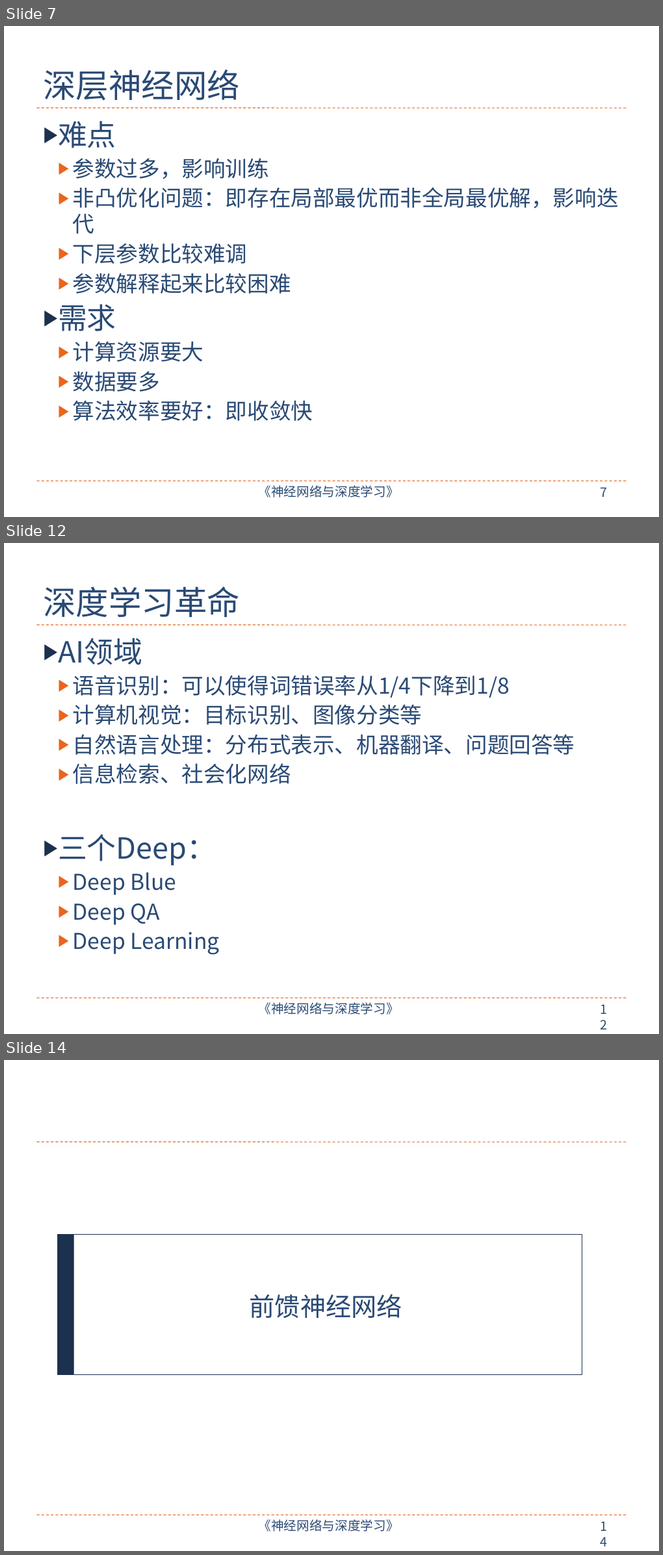
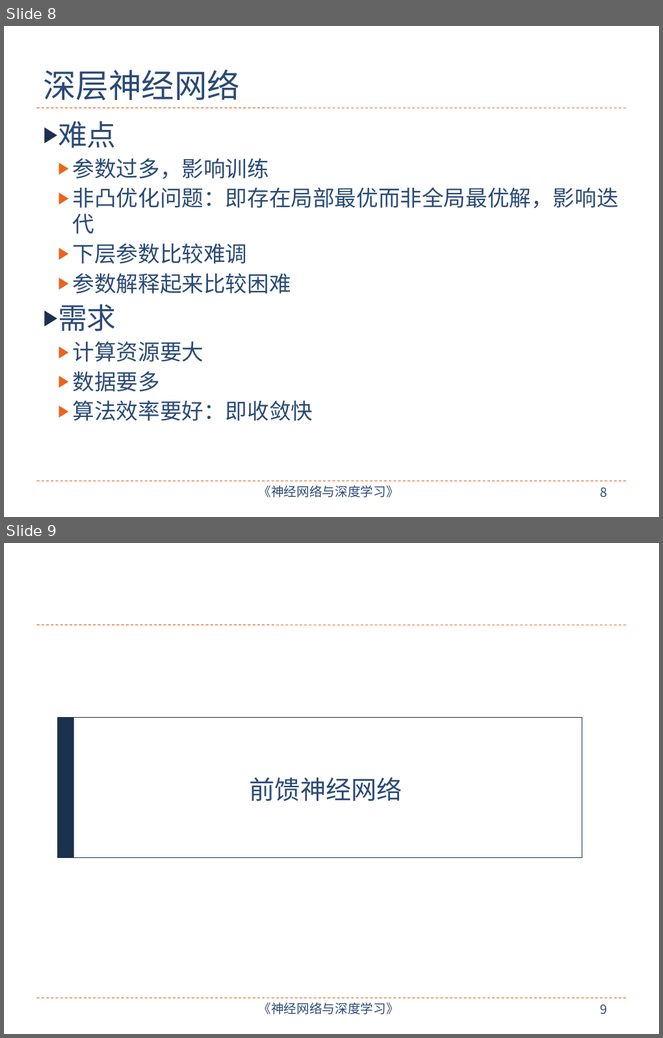
Before and after one commit to nndl/nndl.github.io, a slide deck: ppt/chap-前馈神经网络.pptx. Shown one above the other, each under a label of ours: slides 7, 12 and 14 before the commit, slides 8 and 9 after it; the slides between them are not shown. The pictures are 663x1555 and 663x1038 pixels, drawn with LibreOffice and Linux fonts; fonts in the diff are those of the drawing. Boxes give left, top, right and bottom in pixels: in the first picture for what was removed or moved away, otherwise in the second. Text is boxed around its words. In the diff, an @@ line names an element or a change of style, - is before the commit and + after.

Commit message:
chap-前馈神经网络

```diff
--- a/ppt/chap-前馈神经网络.pptx
+++ b/ppt/chap-前馈神经网络.pptx
@@ slide 12 removed at bbox=[4, 543, 659, 1034], background #FFFFFF; not listed: 4 template elements that a slide beside it also shows @@
@@ title removed at bbox=[43, 587, 239, 617] @@
-深度学习革命
@@ text removed at bbox=[58, 638, 575, 955] @@
-▶ AI领域
-  ▶ 语音识别：可以使得词错误率从1/4下降到1/8
-  ▶ 计算机视觉：目标识别、图像分类等
-  ▶ 自然语言处理：分布式表示、机器翻译、问题回答等
-  ▶ 信息检索、社会化网络
-▶ 三个Deep：
-  ▶ Deep Blue
-  ▶ Deep QA
-  ▶ Deep Learning
@@ what was slide 7 is now slide 8 @@
@@ page number at bbox=[600, 488, 607, 498]: text changed @@
-7
+8
@@ what was slide 14 is now slide 9 @@
@@ page number at bbox=[600, 1005, 607, 1015]: text changed @@
-14
+9
```
Also in this commit, not shown: 4 slides changed, 7 slides added, 10 other slides removed, 2 other files.
